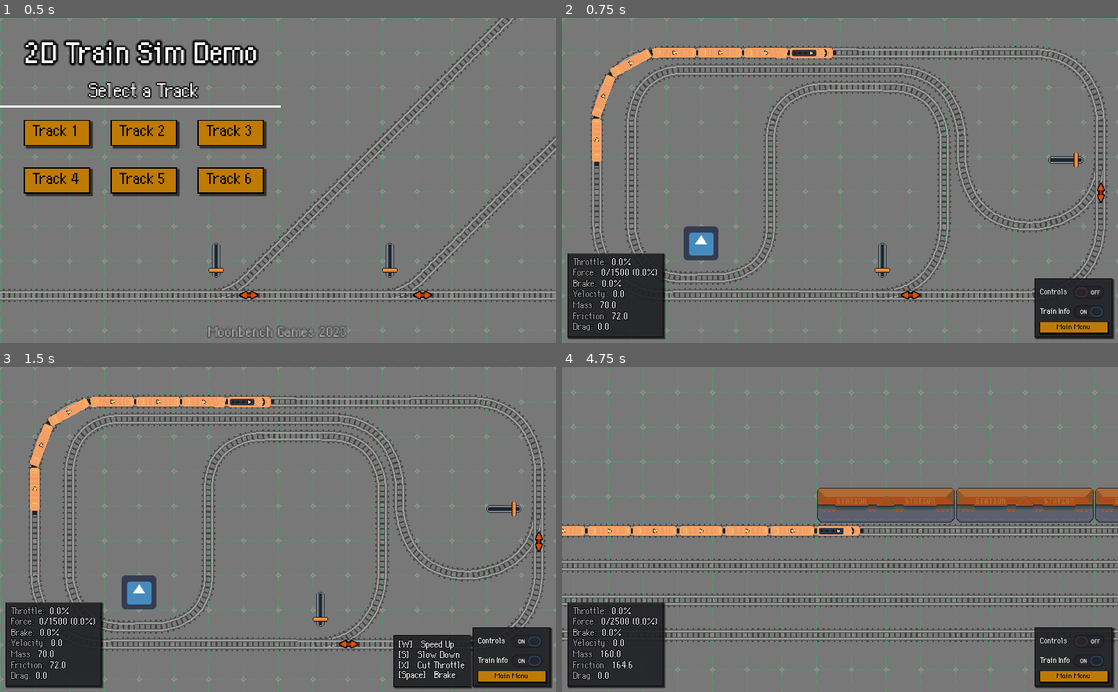
Above: before the commit, frames 1-4 (two rows, left to right).
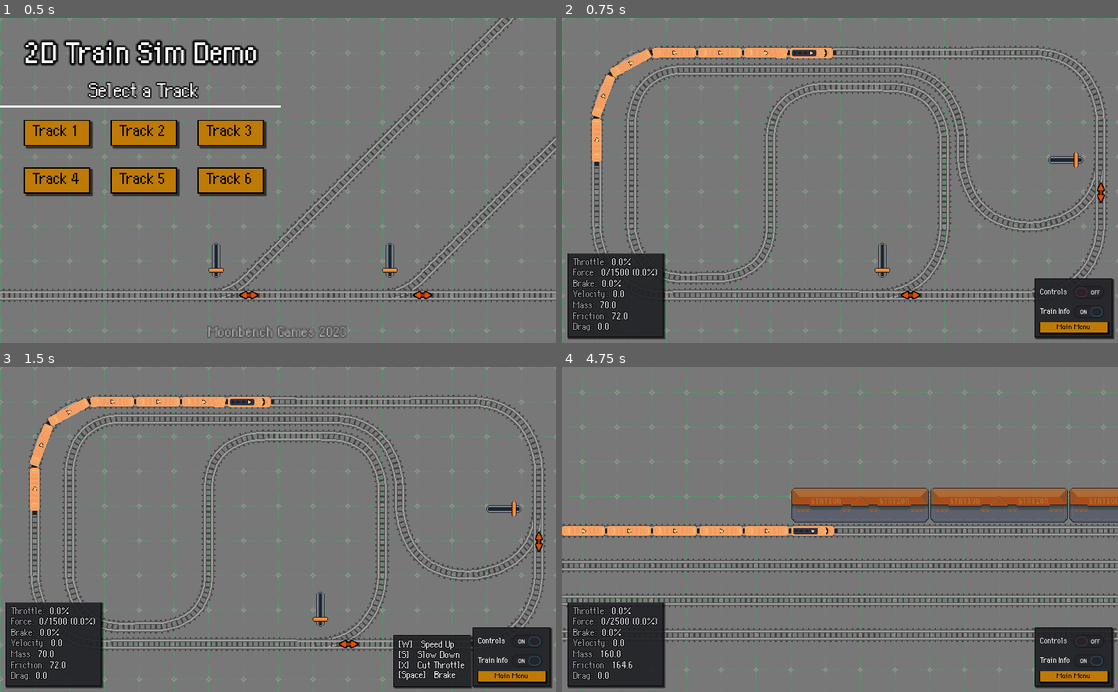
Above: after the commit, the same moments.

Repository: moonbench/simple-godot-train
Game: Godot game, scene res://Demo/Scenes/Game.tscn
Two runs of this game, one before a commit and one after it. Both use one fixed random seed, a clock stepped at 60 frames per second and the inputs below. The engine's default icon, where the game draws it, is replaced by a stand-in: a white triangle on a blue panel in a dark square.
Inputs (mouse positions are in pixels of both pictures, inside the frame that each line leads up to):
- Up to frame 1 (0.5 s): no input
- Up to frame 2 (0.75 s): click "Track 2" at 0.5 s
- Up to frame 3 (1.5 s): click "Controls" at 1.25 s
- Up to frame 4 (4.75 s): click "Train Info" at 2 s; click (884, 610) at 2.77 s; click "Main Menu" at 3.5 s; click "Track 5" at 4.25 s

Frame 1 is identical in both runs. In frame 2, 0.6% of the frame differs, in the area x 21-29%, y 64-75%; in frame 3, 0.6%; in frame 4, 8.5%, in the area x 0-100%, y 0-100%.

Commit message:
Allow panning with camera

Diff:
--- a/Demo/Scenes/TestTracks2.tscn
+++ b/Demo/Scenes/TestTracks2.tscn
@@ -1,11 +1,10 @@
-[gd_scene load_steps=20 format=2]
+[gd_scene load_steps=19 format=2]
 
 [ext_resource path="res://Scenes/Track.tscn" type="PackedScene" id=1]
 [ext_resource path="res://Scenes/TrainEngine.tscn" type="PackedScene" id=2]
 [ext_resource path="res://Scenes/TrackSwitch.tscn" type="PackedScene" id=3]
 [ext_resource path="res://Demo/Scenes/TestWorld.tscn" type="PackedScene" id=4]
 [ext_resource path="res://Demo/Scripts/TestTracks2.gd" type="Script" id=5]
-[ext_resource path="res://Demo/Assets/godot.png" type="Texture" id=6]
 
 [sub_resource type="Curve2D" id=8]
 resource_local_to_scene = true
@@ -97,10 +96,6 @@
 
 [node name="TestWorld" parent="." instance=ExtResource( 4 )]
 
-[node name="Godot" type="Sprite" parent="TestWorld"]
-position = Vector2( 256, 416 )
-texture = ExtResource( 6 )
-
 [node name="TrainEngine" parent="." instance=ExtResource( 2 )]
 scale = Vector2( 0.999998, 1 )
 max_force = 1500
--- a/Demo/Scenes/TestTracks5.tscn
+++ b/Demo/Scenes/TestTracks5.tscn
@@ -314,7 +314,7 @@
 [sub_resource type="Curve2D" id=53]
 resource_local_to_scene = true
 _data = {
-"points": PoolVector2Array( 0, 0, 0, 0, 0, 0, -285.994, 0, 285.994, 0, 1792, 0, 0, 0, 0, 0, 2080, 288, 0, 0, 0, 0, 2080, 672 )
+"points": PoolVector2Array( 0, 0, 0, 0, 0, 0, -285.994, 0, 285.994, 0, 1792, 0, 0, 0, 0, 0, 2080, 288, 0, 0, 0, 0, 2079.9, 736 )
 }
 
 [sub_resource type="Curve2D" id=54]
@@ -362,7 +362,7 @@
 [sub_resource type="Curve2D" id=59]
 resource_local_to_scene = true
 _data = {
-"points": PoolVector2Array( 0, 0, 0, 0, -544, 864, 255.633, 0, -255.633, 0, -1568, 864, 0, 0, 0, 0, -1824, 608, 0, 0, 0, 0, -1824, 256, -254.792, 1.68179, 254.792, -1.68179, -1568, 0, 0, 0, 0, 0, 256, 0 )
+"points": PoolVector2Array( 0, 0, 0, 0, -544, 864, 255.633, 0, -255.633, 0, -1568, 864, 0, 0, 0, 0, -1824, 608, 0, 0, 0, 0, -1824.1, 320, -254.792, 1.68179, 254.792, -1.68179, -1568.1, 64, 0, 0, 0, 0, 255.9, 64 )
 }
 
 [sub_resource type="Curve2D" id=60]
@@ -392,7 +392,7 @@
 [sub_resource type="Curve2D" id=64]
 resource_local_to_scene = true
 _data = {
-"points": PoolVector2Array( 0, 0, 0, 0, 8, 0, 0, 0, 0, 0, 8, 128, 253.62, -1.33484, -253.62, 1.33484, -248, 384, 320.362, -1.33484, -320.362, 1.33484, -1368, 384, -319.027, 0, 319.027, 0, -1368, 832, 0, 0, 0, 0, -920.1, 832 )
+"points": PoolVector2Array( 0, 0, 0, 0, 7.90039, 64, 0, 0, 0, 0, 8, 128, 253.62, 1.04626, -253.62, -1.04626, -248, 384, 320.362, -1.33484, -320.362, 1.33484, -1368, 384, -319.027, 0, 319.027, 0, -1368, 832, 0, 0, 0, 0, -920.1, 832 )
 }
 
 [node name="TestTracks5" type="Node2D"]
@@ -410,8 +410,8 @@
 margin_bottom = 6432.0
 
 [node name="Godot" type="Sprite" parent="TestWorld"]
-position = Vector2( 17920, -960 )
-scale = Vector2( 4.00482, 3.99905 )
+position = Vector2( 16864, 160 )
+scale = Vector2( 3, 3 )
 texture = ExtResource( 7 )
 
 [node name="Warn" type="Sprite" parent="TestWorld"]
@@ -451,8 +451,8 @@
 texture = ExtResource( 8 )
 
 [node name="Godot2" type="Sprite" parent="TestWorld"]
-position = Vector2( -672, 1248 )
-scale = Vector2( 5, 5 )
+position = Vector2( -736, 1248 )
+scale = Vector2( 3, 3 )
 texture = ExtResource( 7 )
 
 [node name="Godot3" type="Sprite" parent="TestWorld"]
@@ -481,9 +481,8 @@
 [node name="TrainEngine" parent="." instance=ExtResource( 4 )]
 max_force = 2500
 
-[node name="ChaseCamera" parent="TrainEngine/Body" index="2" instance=ExtResource( 6 )]
+[node name="ChaseCamera" parent="TrainEngine" instance=ExtResource( 6 )]
 position = Vector2( 24, 0 )
-rotation = -1.57081
 current = true
 min_zoom = 6.0
 
@@ -1063,7 +1062,7 @@
 pressed = false
 
 [node name="TrackSwitch11" parent="Tracks" instance=ExtResource( 2 )]
-position = Vector2( 18232.1, -576 )
+position = Vector2( 18232, -512 )
 rotation = 1.57079
 direction = 0
 
--- a/Demo/Scenes/TestTracks6.tscn
+++ b/Demo/Scenes/TestTracks6.tscn
@@ -484,9 +484,9 @@
 [node name="TrainEngine" parent="." instance=ExtResource( 4 )]
 max_force = 3000
 
-[node name="ChaseCamera" parent="TrainEngine/Body" index="0" instance=ExtResource( 6 )]
+[node name="ChaseCamera" parent="TrainEngine" instance=ExtResource( 6 )]
 position = Vector2( 32, 0 )
-rotation = -1.5708
+rotation = 1.5708
 rotating = true
 current = true
 min_zoom = 6.0
--- a/Demo/Scripts/ChaseCamera.gd
+++ b/Demo/Scripts/ChaseCamera.gd
@@ -2,17 +2,29 @@
 
 export var max_zoom = 0.1
 export var min_zoom = 1.5
-export var zoom_rate = 0.25
+export var zoom_step = 0.25
+export var zoom_speed = 3
 
 var desired_zoom = zoom.x
 
 func _process(delta):
 	if zoom.x != desired_zoom:
-		zoom.x = clamp(lerp(zoom.x, desired_zoom, delta), max_zoom, min_zoom)
+		zoom.x = clamp(lerp(zoom.x, desired_zoom, delta * zoom_speed), max_zoom, min_zoom)
 		zoom.y = zoom.x
 
 func _input(event):
-	if event.is_action_pressed("zoom_in"):
-		desired_zoom = clamp(desired_zoom * (1-zoom_rate), max_zoom, min_zoom)
-	elif event.is_action_pressed("zoom_out"):
-		desired_zoom = clamp(desired_zoom * (1+zoom_rate), max_zoom, min_zoom)
+	if event.is_action_pressed("zoom_in") || event.is_action_pressed("zoom_out"):
+		_update_desired_zoom()
+	elif Input.is_action_pressed("pan") && event is InputEventMouseMotion:
+		_update_pan(event)
+
+func _update_desired_zoom():
+	if Input.get_axis("zoom_in", "zoom_out") > 0:
+		desired_zoom = clamp(desired_zoom * (1 + zoom_step), max_zoom, min_zoom)
+	else:
+		desired_zoom = clamp(desired_zoom * (1 - zoom_step), max_zoom, min_zoom)
+
+func _update_pan(event):
+	offset -= event.relative.rotated(global_rotation) * zoom
+	offset.x = clamp(offset.x, -1000, 1000)
+	offset.y = clamp(offset.y, -750, 750)
